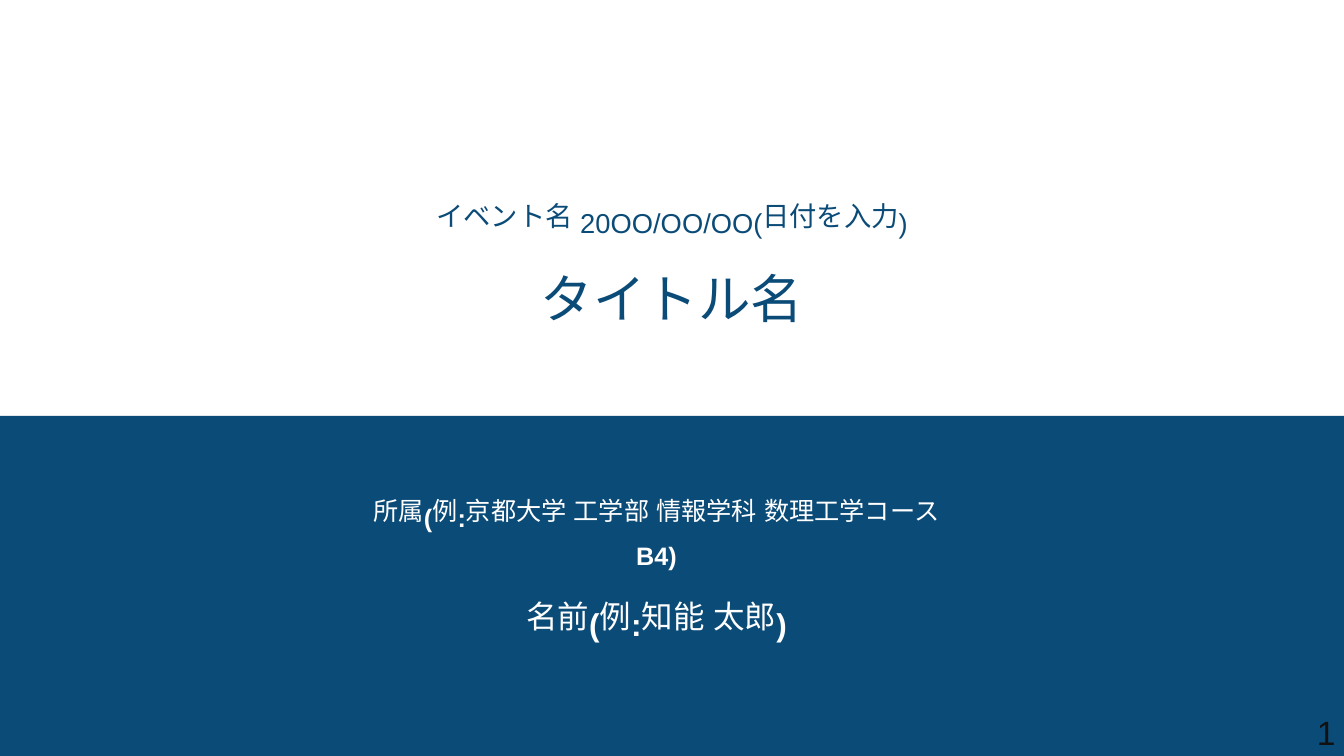
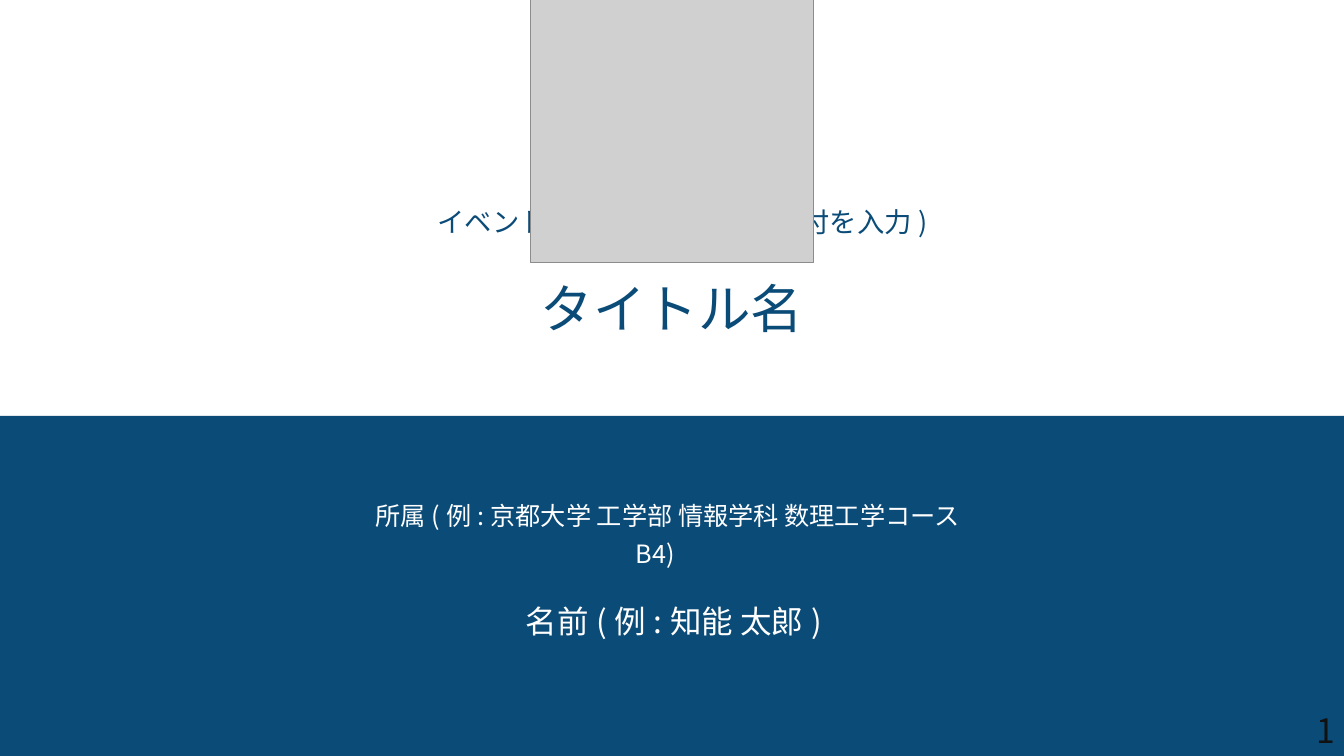
Before and after one commit to syarasyoujyu/create_presentation, a slide deck: slide 1 of prompts/marp-template.pptx. Drawn at 1344x756 pixels with LibreOffice and Linux fonts; fonts in the diff are those of the drawing; grey boxes stand for pictures. Boxes give left, top, right and bottom in pixels: in the first picture for what was removed or moved away, otherwise in the second. Text is boxed around its words. In the diff, an @@ line names an element or a change of style, - is before the commit and + after.

Commit message:
コード関連のエラー修正

```diff
--- a/prompts/marp-template.pptx
+++ b/prompts/marp-template.pptx
@@ picture added at box(530, 0, 814, 262) @@
@@ text removed at box(436, 203, 573, 229) @@
-イベント名
@@ text at box(438, 205, 912, 240): text changed; font Noto Sans CJK SC to Noto Sans CJK JP @@
-⽇付を⼊⼒
+イベント名 20OO/OO/OO(日付を入力)
@@ text removed at box(899, 207, 927, 238) @@
-)
@@ text removed at box(580, 213, 762, 238) @@
-20OO/OO/OO(
@@ text "タイトル名": place and size @@
-text "タイトル名" at box(541, 274, 804, 322)
+text "タイトル名" at box(541, 284, 804, 332)
@@ text "タイトル名" at box(541, 284, 804, 332): font Noto Sans CJK SC to Noto Sans CJK JP @@
@@ text removed at box(374, 499, 424, 522) @@
-所属
@@ text at box(375, 503, 960, 527): text changed; font Noto Sans CJK SC to Noto Sans CJK JP @@
-数理⼯学コース
+所属(例:京都大学 工学部 情報学科 数理工学コース
@@ text removed at box(424, 502, 450, 530) @@
-(
@@ text removed at box(432, 499, 457, 522) @@
-例
@@ text removed at box(458, 502, 483, 530) @@
-:
@@ text removed at box(466, 499, 567, 522) @@
-京都⼤学
@@ text removed at box(574, 499, 650, 522) @@
-⼯学部
@@ text removed at box(656, 498, 757, 522) @@
-情報学科
@@ text "B4)" at box(636, 542, 675, 568): font Arial to Noto Sans CJK JP, bold off @@
@@ text removed at box(526, 601, 589, 631) @@
-名前
@@ text added at box(526, 606, 803, 636), 22.5 pt, text #FFFFFF @@
+名前(例:知能 太郎)
@@ text removed at box(589, 605, 620, 640) @@
-(
@@ text removed at box(600, 601, 632, 631) @@
-例
@@ text removed at box(631, 605, 662, 640) @@
-:
@@ text removed at box(642, 601, 705, 631) @@
-知能
@@ text removed at box(713, 601, 776, 631) @@
-太郎
@@ text removed at box(776, 605, 808, 640) @@
-)
@@ text "1" at box(1317, 718, 1336, 743): font Arial to Noto Sans CJK JP @@
```
Also in this commit, not shown: 8 other slides changed, 6 other files.
